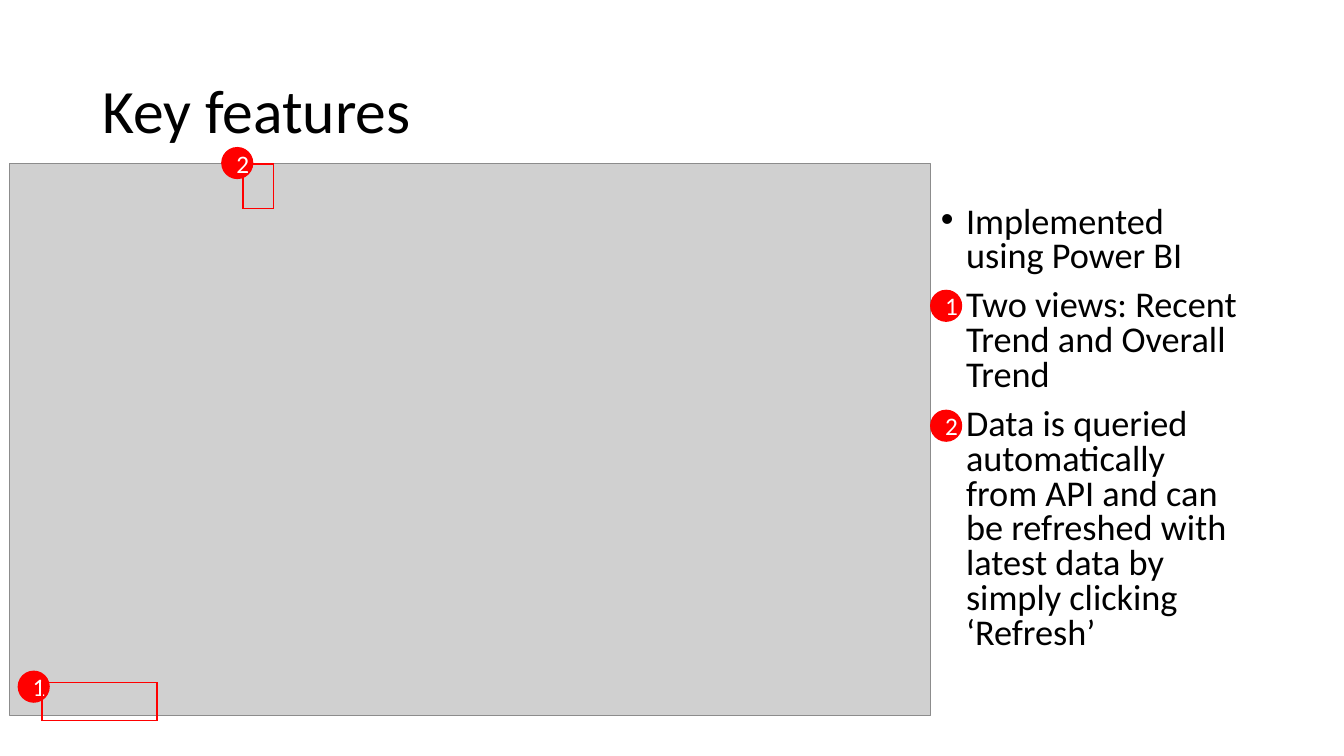
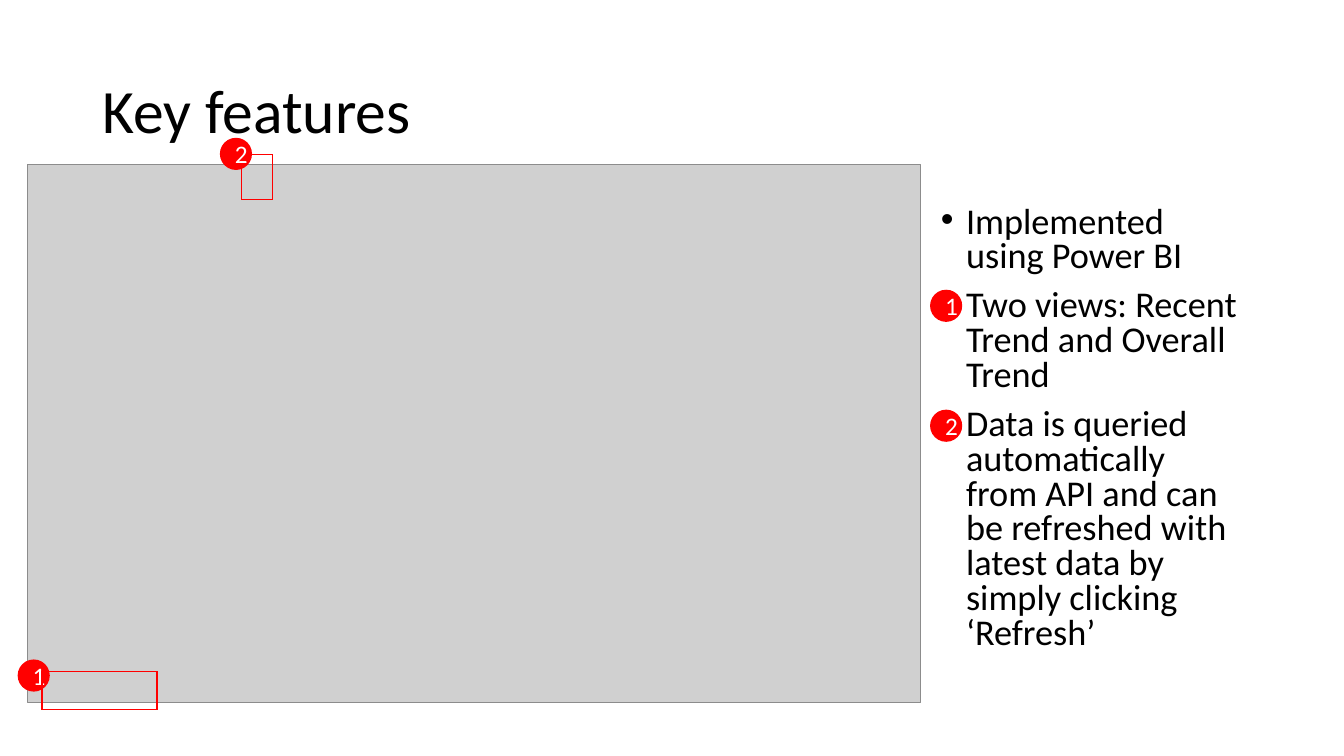
Before and after one commit to justinwyq/sr_de_tech_challenge, a slide deck: slide 2 of section4/Section 4 Explanatory Notes.pptx. Drawn at 1344x756 pixels with LibreOffice and Linux fonts; fonts in the diff are those of the drawing; grey boxes stand for pictures. Boxes give left, top, right and bottom in pixels: in the first picture for what was removed or moved away, otherwise in the second. Text is boxed around its words. In the diff, an @@ line names an element or a change of style, - is before the commit and + after.

```diff
--- a/section4/Section 4 Explanatory Notes.pptx
+++ b/section4/Section 4 Explanatory Notes.pptx
@@ picture: place and size @@
-picture at (10,164,931,716)
+picture at (28,164,922,703)
@@ 2 ellipses, 2 rectangles: place and size @@
-2 ellipses, 2 rectangles at (18,147,274,721)
+2 ellipses, 2 rectangles at (18,138,273,710)
```
Also in this commit, not shown: 3 other slides changed, 1 other file.
